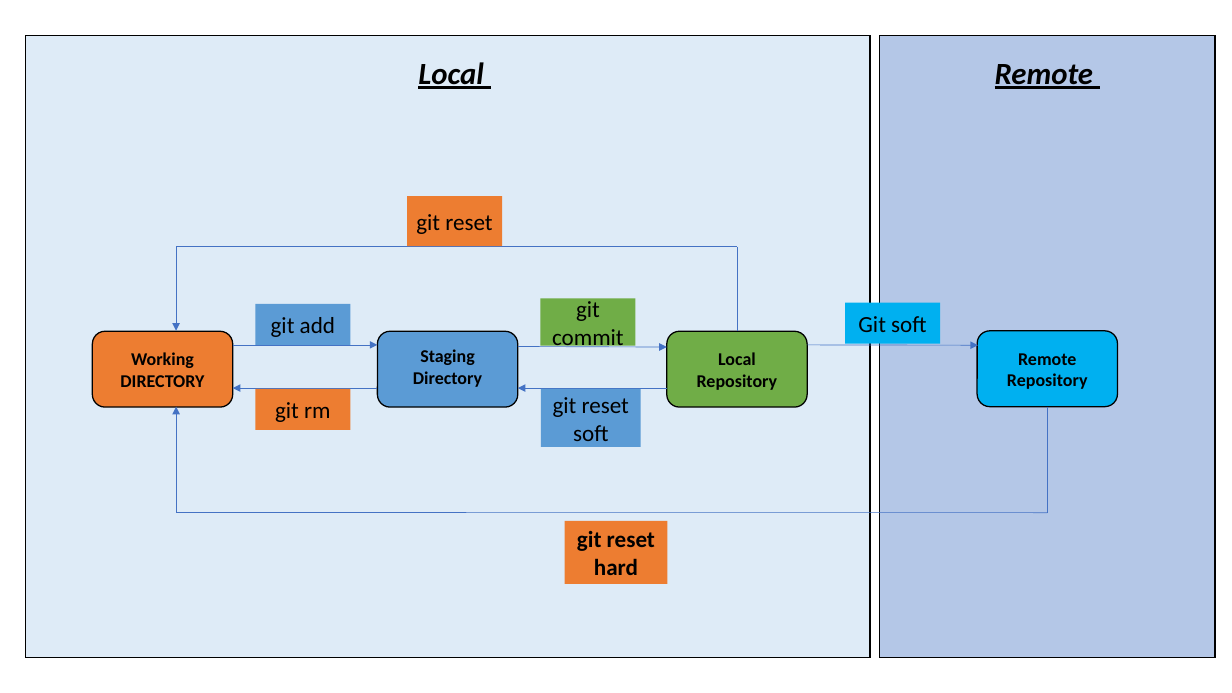
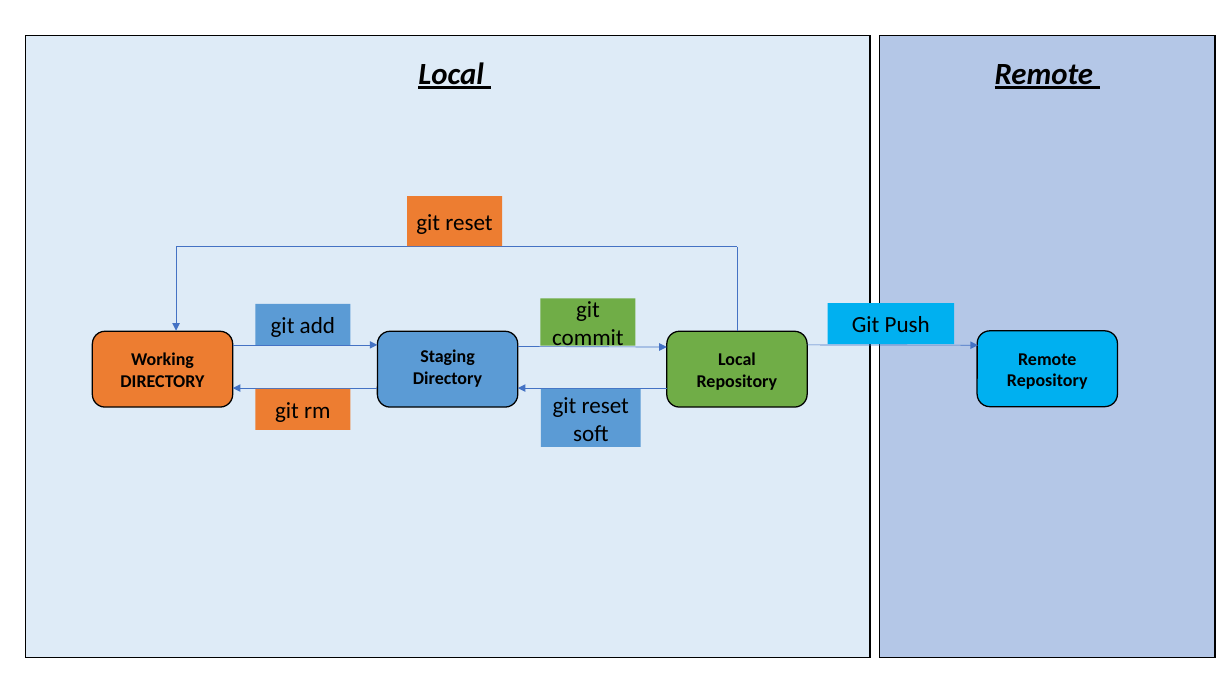
Before and after one commit to rashedul2469/Git-Documentation, a slide deck: slide 1 of Presentation1.pptx. Drawn at 1232x693 pixels with LibreOffice and Linux fonts; fonts in the diff are those of the drawing. Boxes give left, top, right and bottom in pixels: in the first picture for what was removed or moved away, otherwise in the second. Text is boxed around its words. In the diff, an @@ line names an element or a change of style, - is before the commit and + after.

```diff
--- a/Presentation1.pptx
+++ b/Presentation1.pptx
@@ rectangle "Git Push": place and size @@
-rectangle "Git Push" at (846, 303, 941, 344)
+rectangle "Git Push" at (828, 303, 955, 344)
@@ text in rectangle at (852, 316, 930, 332): text changed @@
-Git soft
+Git Push
@@ arrow removed from (177, 513) to (177, 407) @@
@@ line removed from (1047, 407) to (1047, 513) @@
@@ line removed from (1047, 513) to (177, 513) @@
@@ rectangle removed at (565, 521, 667, 584) @@
-git reset hard
```
Also in this commit, not shown: 3 other files.
